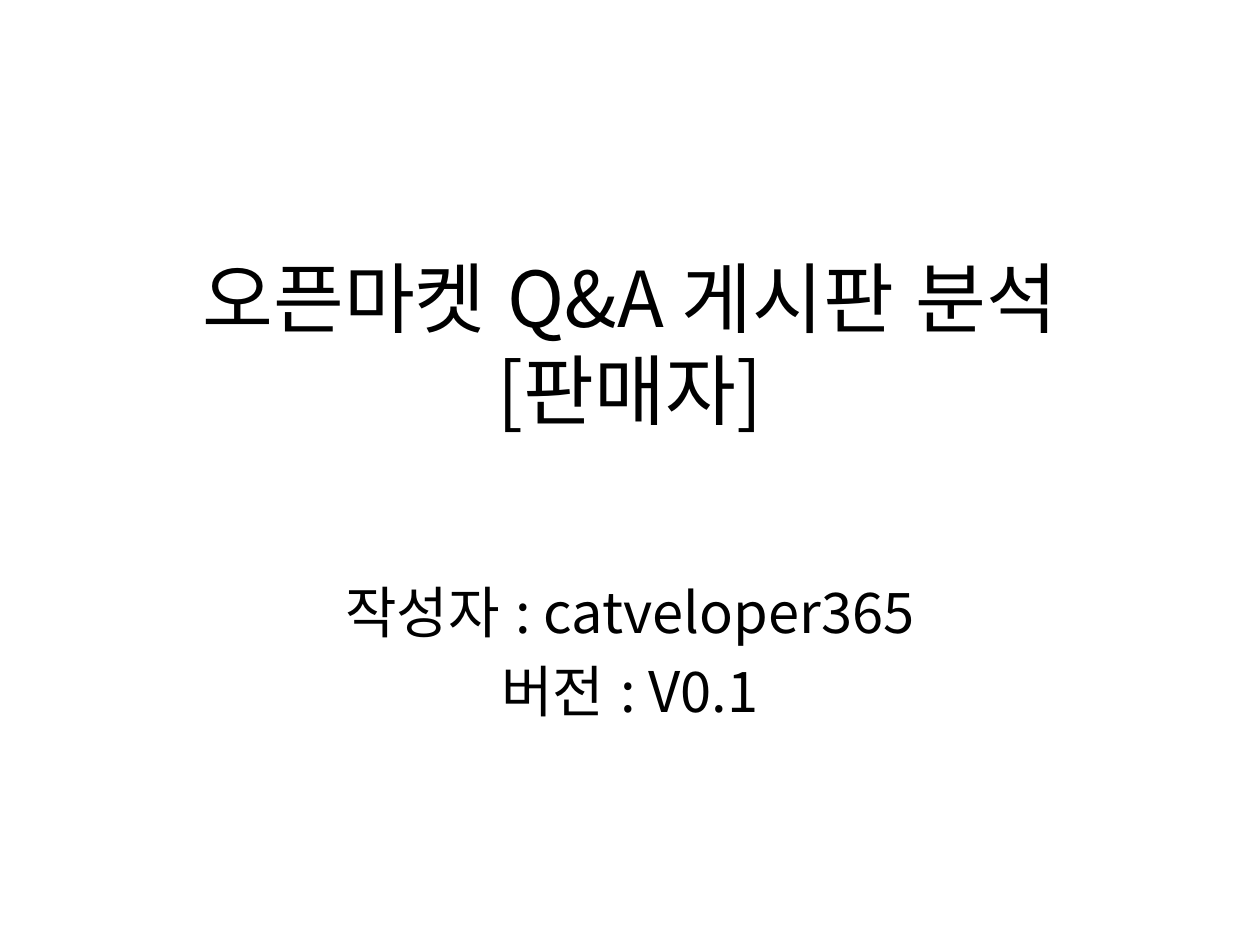
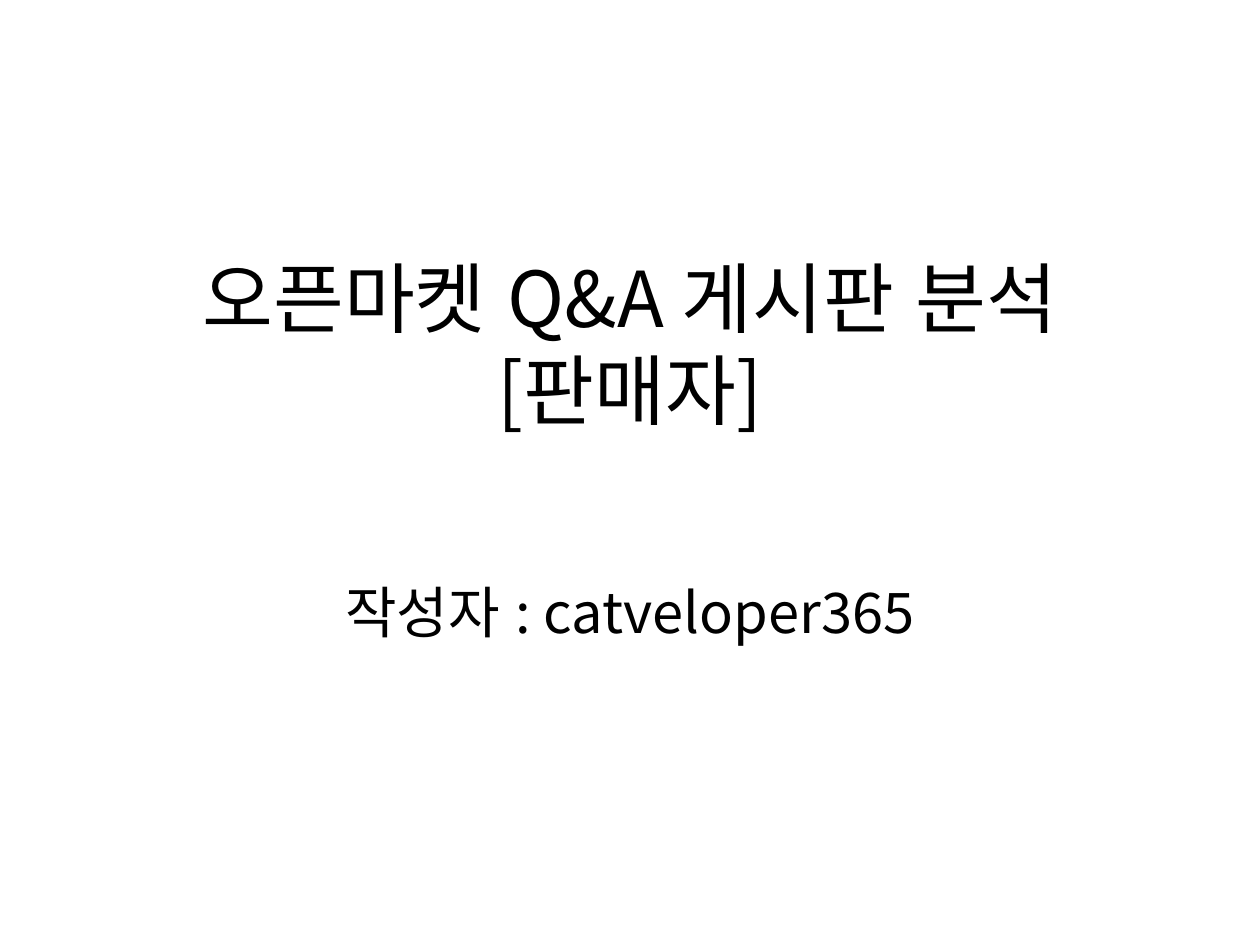
Before and after one commit to catveloper365/project_qnaboard, a slide deck: slide 1 of deliverables/오픈마켓QnA게시판분석/오픈마켓QnA게시판분석_판매자.pptx. Drawn at 1260x945 pixels with LibreOffice and Linux fonts; fonts in the diff are those of the drawing. Boxes give left, top, right and bottom in pixels: in the first picture for what was removed or moved away, otherwise in the second. Text is boxed around its words. In the diff, an @@ line names an element or a change of style, - is before the commit and + after.

Commit message:
Docs: QnA분석 사용자 설명 보완
사용자 기능 - 공통사항, 특이사항 내용 추가
표지의 버전 정보 제거

Related to: #3

```diff
--- a/deliverables/오픈마켓QnA게시판분석/오픈마켓QnA게시판분석_판매자.pptx
+++ b/deliverables/오픈마켓QnA게시판분석/오픈마켓QnA게시판분석_판매자.pptx
@@ text at <box>501,665,758,717</box>: paragraph removed @@
-버전 : V0.1
```
Also in this commit, not shown: 1 other file.
